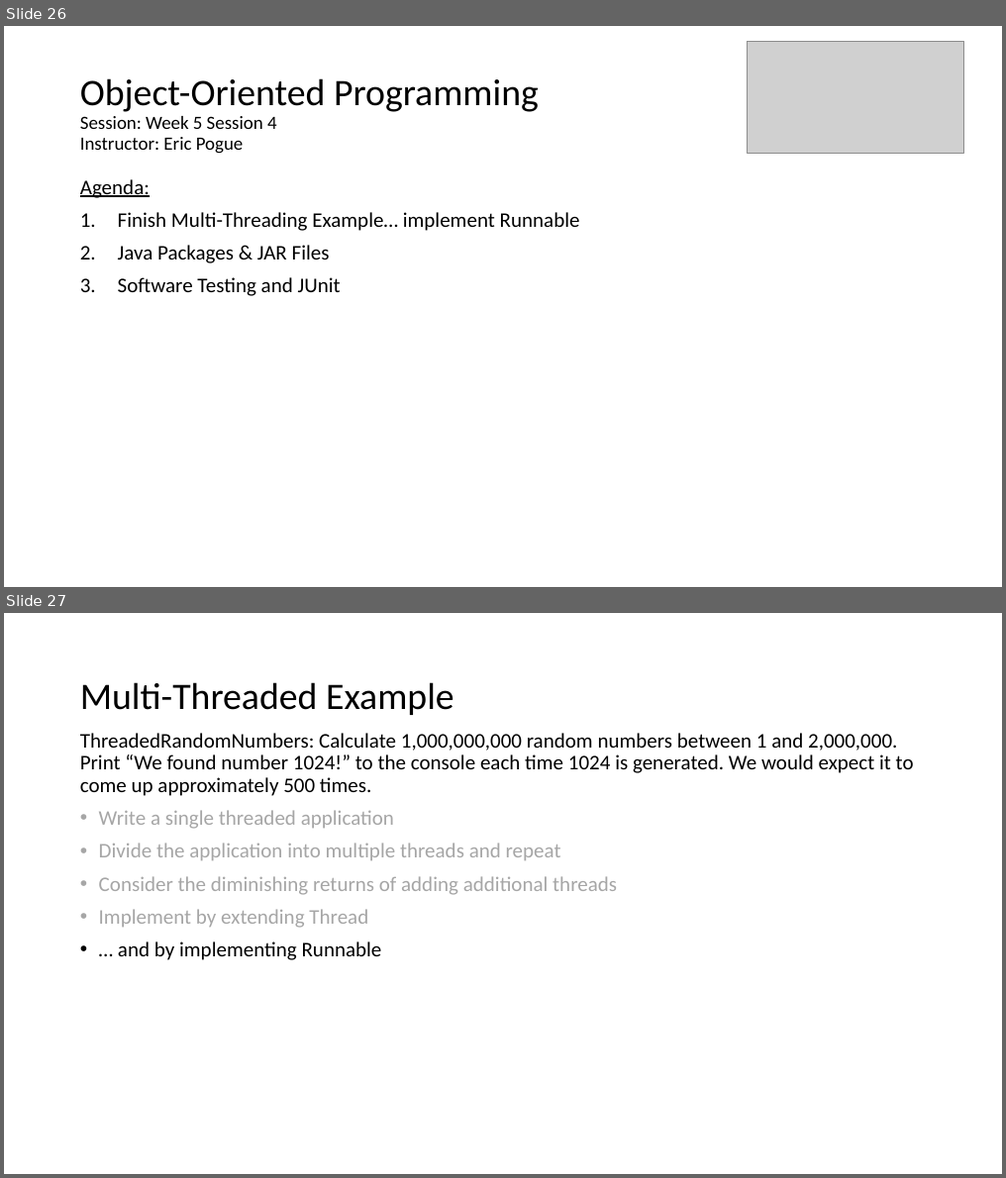
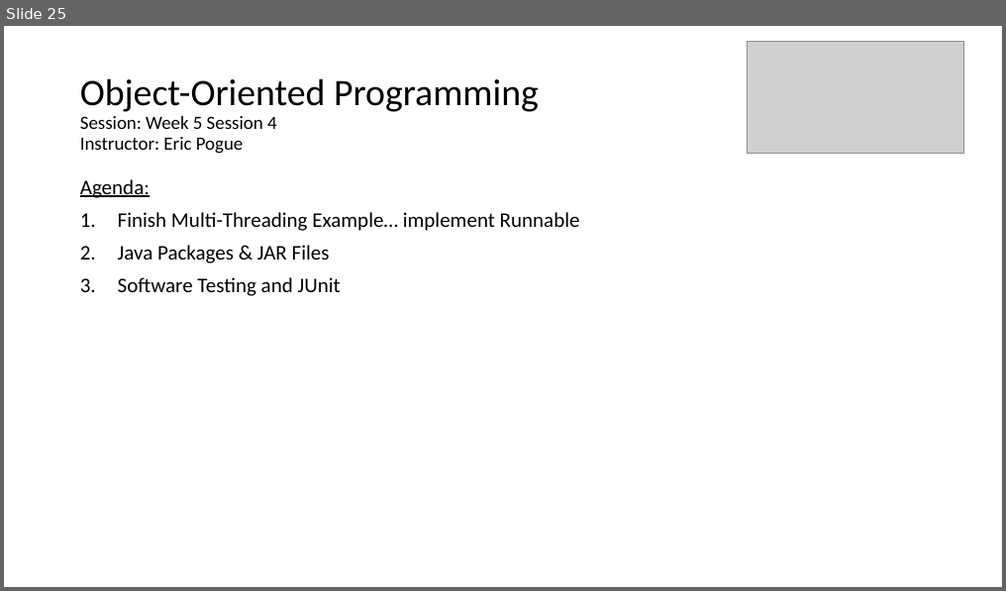
Before and after one commit to EricJPogue/www-epogue-info, a slide deck: CPSC-24500/Week06/2017SpringW06Slides.pptx. Shown one above the other, each under a label of ours: slides 26 and 27 before the commit, slide 25 after it. The pictures are 1006x1178 and 1006x591 pixels, drawn with LibreOffice and Linux fonts; fonts in the diff are those of the drawing; grey boxes stand for pictures. Boxes give left, top, right and bottom in pixels: in the first picture for what was removed or moved away, otherwise in the second. Text is boxed around its words. In the diff, an @@ line names an element or a change of style, - is before the commit and + after.

```diff
--- a/CPSC-24500/Week06/2017SpringW06Slides.pptx
+++ b/CPSC-24500/Week06/2017SpringW06Slides.pptx
@@ slide 27 removed at <box>4,613,1002,1174</box>, background #FFFFFF @@
@@ title removed at <box>80,682,454,715</box> @@
-Multi-Threaded Example
@@ text removed at <box>80,733,914,960</box> @@
-ThreadedRandomNumbers: Calculate 1,000,000,000 random numbers between 1 and 2,000,000. Print “We found number 1024!” to the console each time 1024 is generated. We would expect it to come up approximately 500 times.
-• Write a single threaded application
-• Divide the application into multiple threads and repeat
-• Consider the diminishing returns of adding additional threads
-• Implement by extending Thread
-• … and by implementing Runnable
@@ what was slide 26 is now slide 25 @@
```
Also in this commit, not shown: 1 slide changed, 1 slide added, 18 other slides removed, 2 other files.
